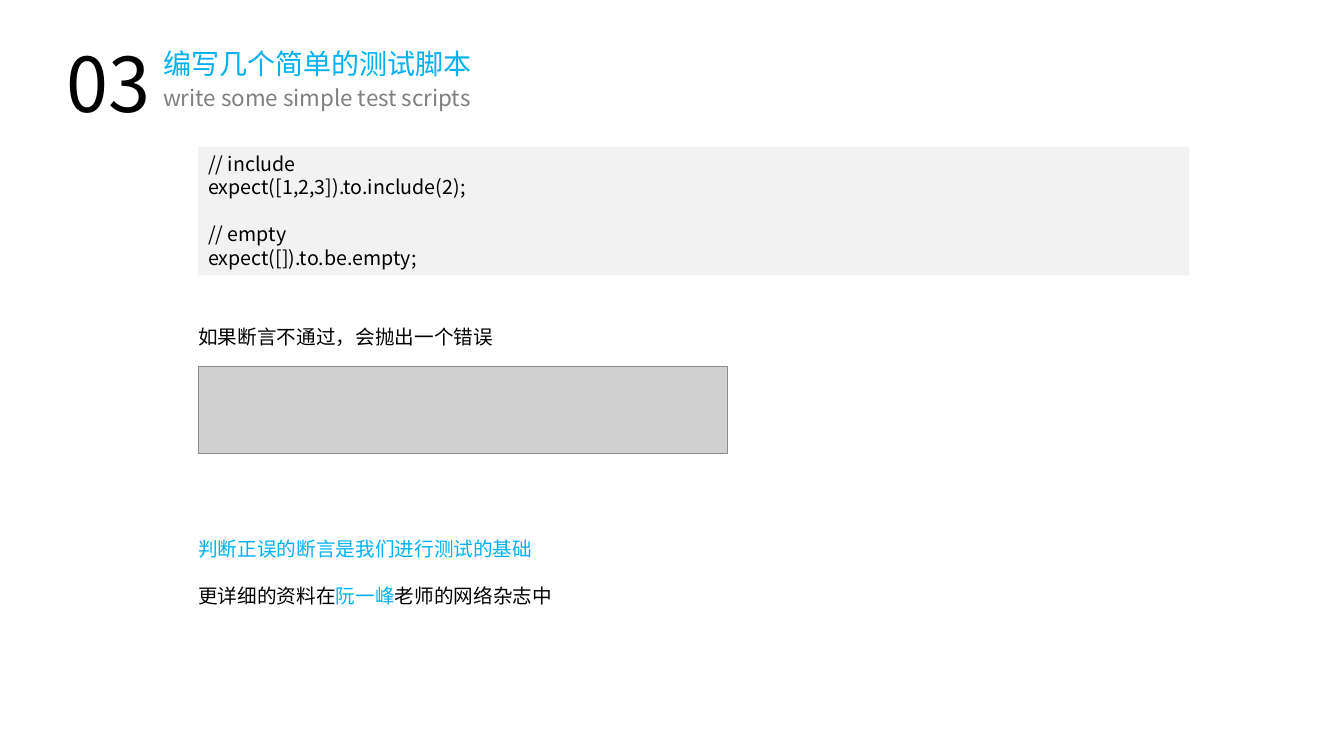
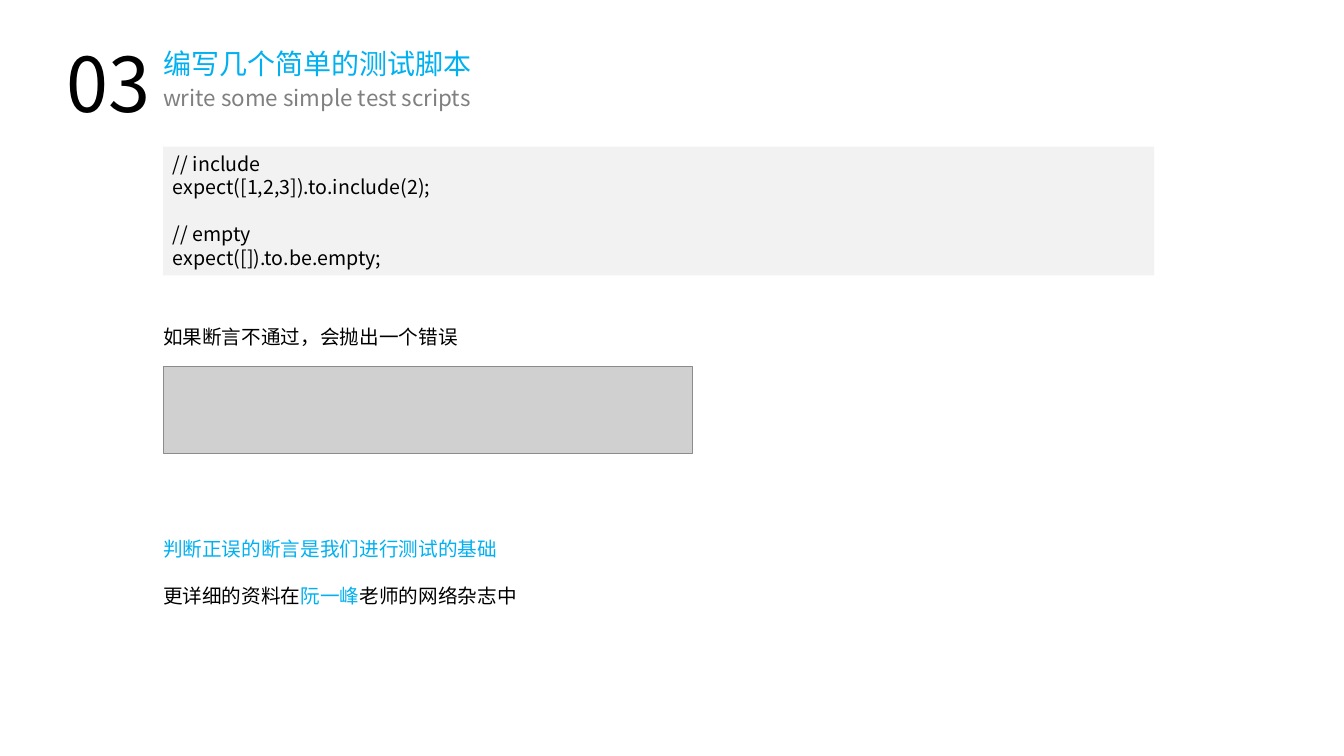
Before and after one commit to hux1ao/vue-unit-test, a slide deck: slide 17 of 单元测试.pptx (slide 14 before the commit). Drawn at 1344x756 pixels with LibreOffice and Linux fonts; fonts in the diff are those of the drawing; grey boxes stand for pictures. Boxes give left, top, right and bottom in pixels: in the first picture for what was removed or moved away, otherwise in the second. Text is boxed around its words. In the diff, an @@ line names an element or a change of style, - is before the commit and + after.

```diff
--- a/单元测试.pptx
+++ b/单元测试.pptx
@@ 3 texts, 1 rectangle, 1 picture: place and size @@
-3 texts, 1 rectangle, 1 picture at [198, 147, 1190, 605]
+3 texts, 1 rectangle, 1 picture at [163, 147, 1154, 605]
```
Also in this commit, not shown: 15 other slides changed, 13 slides added, 1 slide removed, 10 other files.
